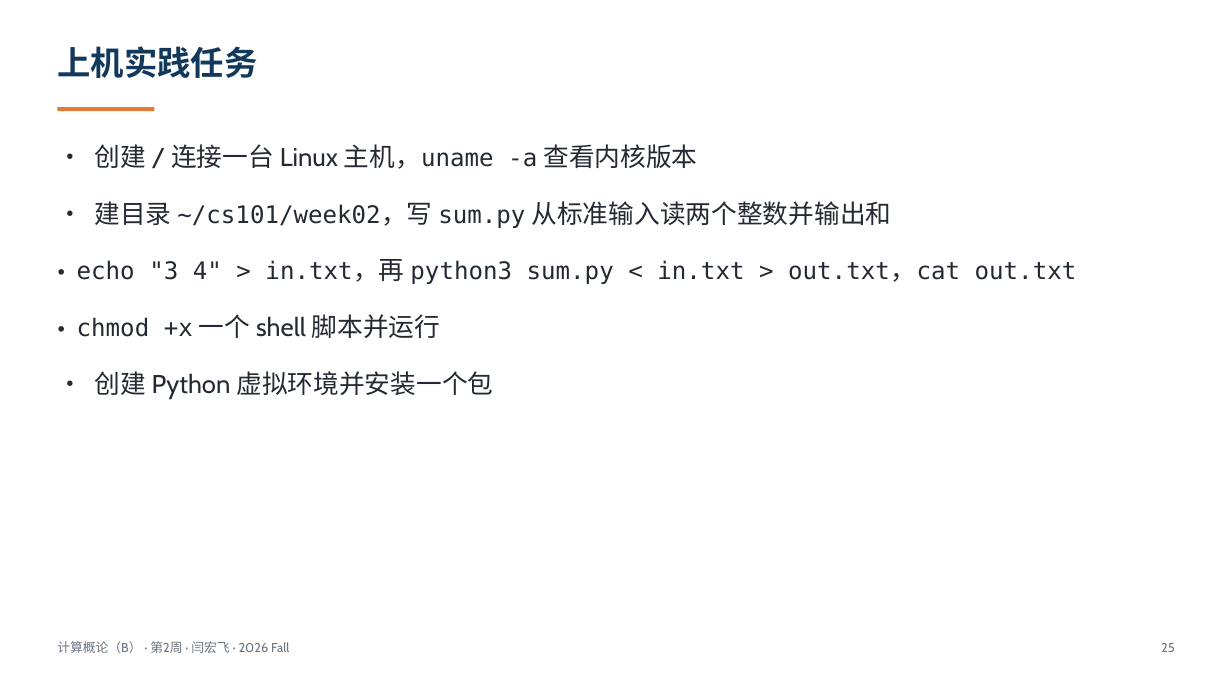
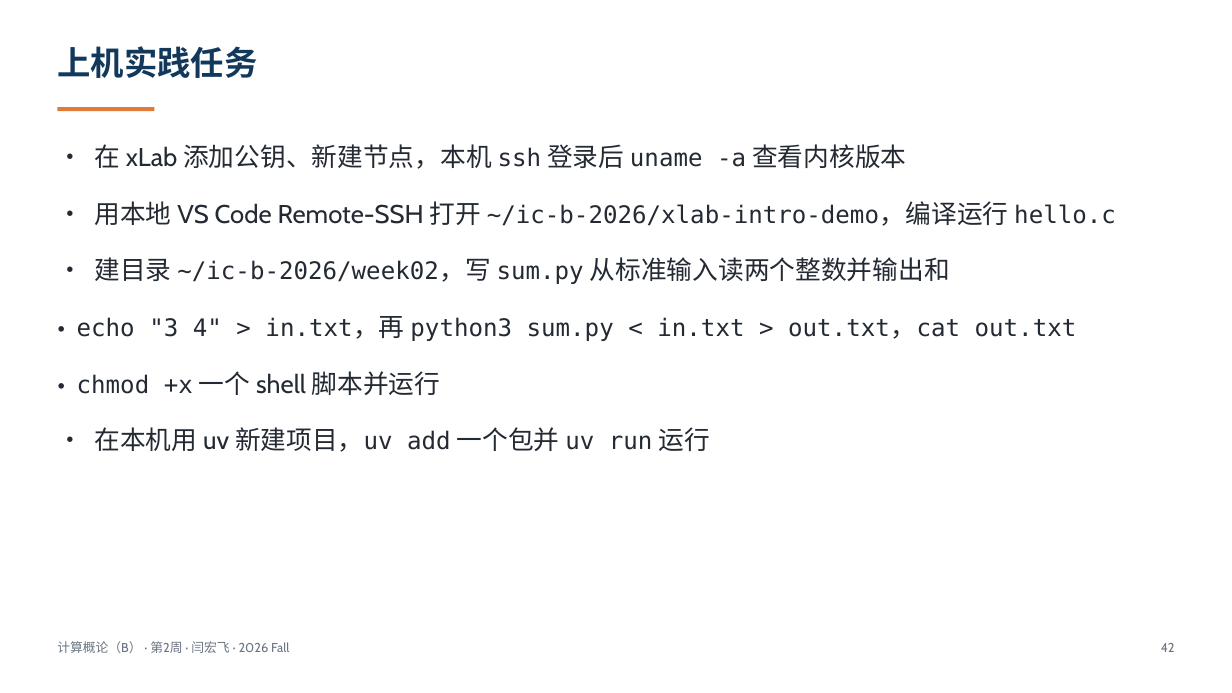
Before and after one commit to GMyhf/2026fall-cs201, a slide deck: slide 42 of courseware/202609_ADS_W02_VM_Shell_DevEnv.pptx (slide 25 before the commit). Drawn at 1232x693 pixels with LibreOffice and Linux fonts; fonts in the diff are those of the drawing. Boxes give left, top, right and bottom in pixels: in the first picture for what was removed or moved away, otherwise in the second. Text is boxed around its words. In the diff, an @@ line names an element or a change of style, - is before the commit and + after.

```diff
--- a/courseware/202609_ADS_W02_VM_Shell_DevEnv.pptx
+++ b/courseware/202609_ADS_W02_VM_Shell_DevEnv.pptx
@@ text at box(94, 144, 1116, 284): text changed @@
-• 创建 / 连接一台 Linux 主机，uname -a 查看内核版本
-• 建目录 ~/cs101/week02，写 sum.py 从标准输入读两个整数并输出和
+• 在 xLab 添加公钥、新建节点，本机 ssh 登录后 uname -a 查看内核版本
+• 用本地 VS Code Remote-SSH 打开 ~/ic-b-2026/xlab-intro-demo，编译运行 hello.c
+• 建目录 ~/ic-b-2026/week02，写 sum.py 从标准输入读两个整数并输出和
@@ text at box(94, 427, 710, 452): text changed @@
-• 创建 Python 虚拟环境并安装一个包
+• 在本机用 uv 新建项目，uv add 一个包并 uv run 运行
@@ text at box(1161, 643, 1175, 652): text changed @@
-25
+42
```
Also in this commit, not shown: 20 other slides changed, 18 slides added, 1 slide removed.
